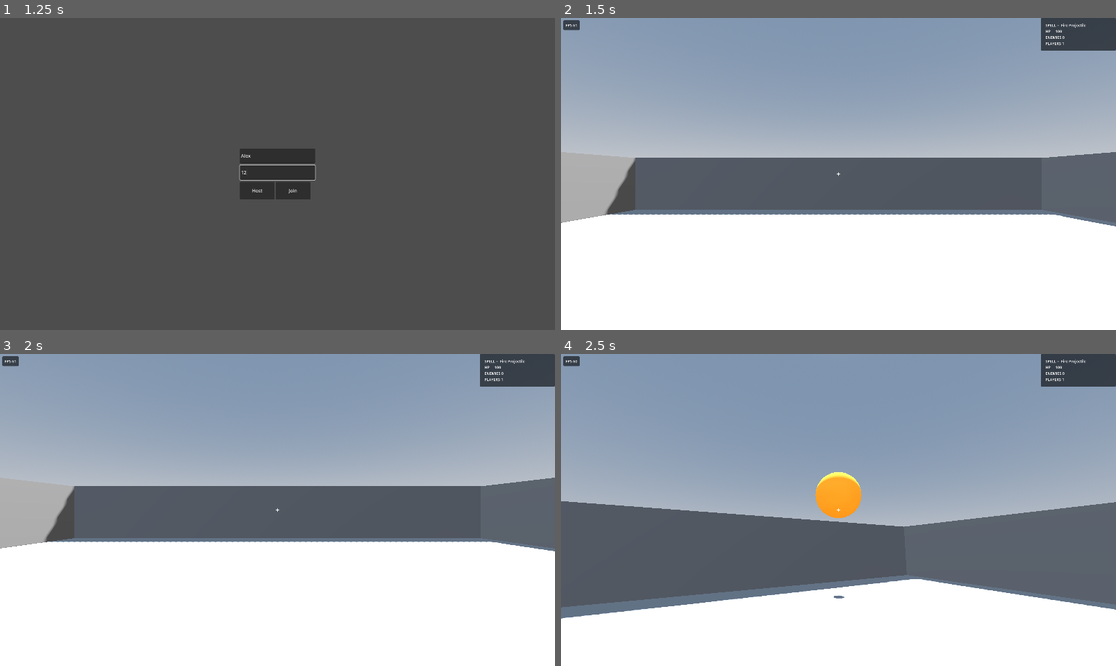
Above: before the commit, frames 1-4 (two rows, left to right).
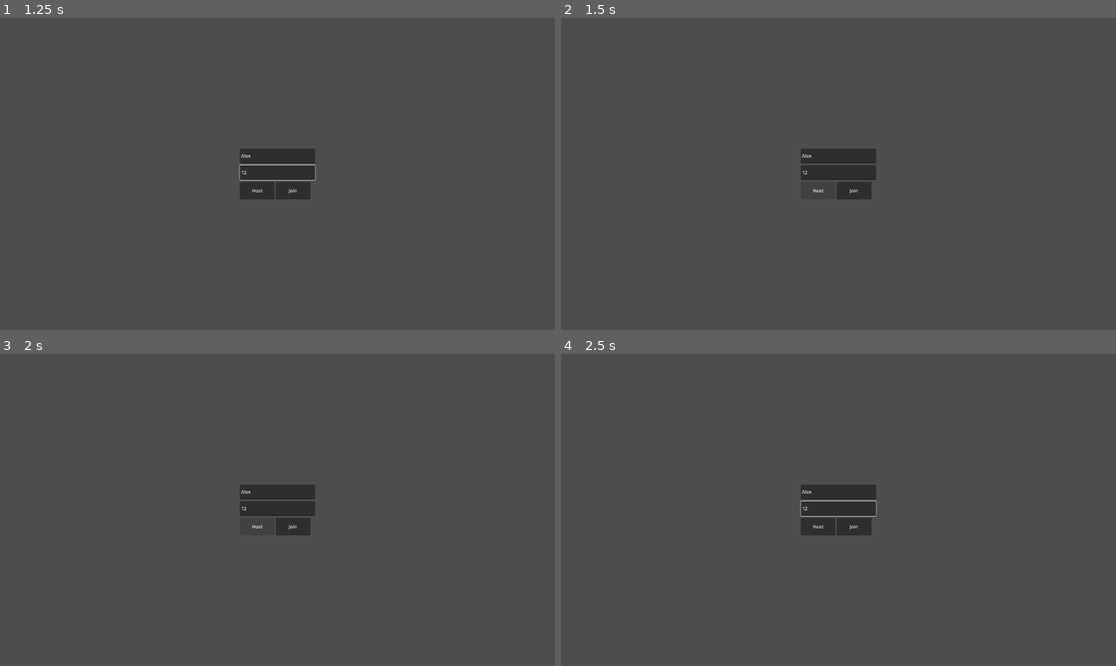
Above: after the commit, the same moments.

Repository: jonathanlake/magick-with-friends
Game: Godot game, scene res://ui/main_menu/main_menu.tscn
Same seed, same stepped clock (60 frames per second), same inputs: the game is played once before the commit and once after it.
Inputs (mouse positions are in pixels of both pictures, inside the frame that each line leads up to):
- Up to frame 1 (1.25 s): click (277, 155) at 0.52 s; type "Alex" at 0.6 s; click (277, 174) at 0.75 s; type "12" at 0.83 s
- Up to frame 2 (1.5 s): click "Host" at 1.25 s
- Up to frame 3 (2 s): no input
- Up to frame 4 (2.5 s): move the mouse to (866, 510) at 2.02 s; press the mouse at (866, 510) at 2.03 s; hold W (move_up) from 2.03 s (still down)

Frame 1 is identical in both runs. In frame 2, 87% of the frame differs, in the area x 0-100%, y 0-100%; in frame 3, 88%; in frame 4, 84%.

Commit message:
Handle host disconnect on clients (overlay + return to menu)
When the host left, clients kept running the game scene against a now-null
multiplayer peer and crashed. NetworkManager already detected it (emits
server_disconnected + nulls the peer) but nothing in the game scene listened.

main.gd (client only): connect NetworkManager.server_disconnected. On fire,
show a 'The host left the game.' HUD overlay, pause the tree (this halts the
per-frame RPC/spawner/synchronizer work that was crashing against the dead
peer), wait ~2.5s on a pause-immune timer, then return to the main menu.

hud.tscn/hud.gd: dedicated full-screen DisconnectOverlay (PROCESS_MODE_ALWAYS
so its fade tween animates under pause) + show_host_left().

DESIGN.md: record the 'shared netcode + swappable mini-game levels' sandbox
direction as a future consideration (capture only, not building it).

Validated: import-check clean; smoke PASS. The disconnect path is a two-peer
interaction — verify via the two-window run (close the host window -> client
shows the overlay, returns to menu, no crash).

Co-Authored-By: Claude Opus 4.8 <noreply@anthropic.com>

Diff:
--- a/main.gd
+++ b/main.gd
@@ -5,6 +5,7 @@
 # New assets — referenced by path until the editor assigns a uid.
 var projectile_scene: PackedScene = preload("res://entities/projectiles/projectile.tscn")
 var enemy_scene: PackedScene = preload("res://entities/enemies/enemy_base.tscn")
+var _menu_scene: PackedScene = preload("uid://c7c1omna7f0iq")  # main_menu.tscn (project main scene)
 
 @onready var multiplayer_spawner: MultiplayerSpawner = $MultiplayerSpawner
 @onready var projectile_spawner: MultiplayerSpawner = $ProjectileSpawner
@@ -13,10 +14,14 @@
 
 # Host-only guard so a dead player only queues one respawn.
 var _respawning: Dictionary = {}
+# HUD instance (kept so we can show the "host left" overlay) + one-shot leave guard.
+var _hud: Node = null
+var _leaving: bool = false
 
 
 func _ready() -> void:
-	add_child(_hud_scene.instantiate())
+	_hud = _hud_scene.instantiate()
+	add_child(_hud)
 
 	multiplayer_spawner.spawn_function = func(data):
 		var player := player_scene.instantiate() as Player
@@ -47,12 +52,29 @@
 		# Tell the host we're ready. The RPC fires only on the host (call_remote),
 		# so get_remote_sender_id() is always a real peer ID, never 0.
 		peer_ready.rpc_id(1, GameManager.player_name)
+		# Only clients can lose the host. NetworkManager re-emits this and nulls the peer.
+		NetworkManager.server_disconnected.connect(_on_server_disconnected)
 
 
 func _on_peer_disconnected(peer_id: int) -> void:
 	var player_node := get_node_or_null(str(peer_id))
 	if player_node:
 		player_node.queue_free()
+
+
+# Client-side: the host left. Freeze the game (pause halts the per-frame RPC/spawner/synchronizer
+# work that would otherwise crash against the now-null peer), show the overlay, then bail to menu.
+func _on_server_disconnected() -> void:
+	if _leaving:
+		return
+	_leaving = true
+	if _hud and _hud.has_method("show_host_left"):
+		_hud.show_host_left()
+	get_tree().paused = true
+	# process_always = true so the timer still fires while the tree is paused.
+	await get_tree().create_timer(2.5, true).timeout
+	get_tree().paused = false
+	get_tree().change_scene_to_packed(_menu_scene)
 
 
 @rpc("any_peer", "call_remote", "reliable")
--- a/ui/hud/hud.gd
+++ b/ui/hud/hud.gd
@@ -4,6 +4,8 @@
 @onready var _death_overlay: ColorRect = $DeathOverlay
 @onready var _death_label: Label = $DeathLabel
 @onready var _fps_label: Label = $FpsPanel/FpsLabel
+@onready var _disconnect_overlay: ColorRect = $DisconnectOverlay
+@onready var _disconnect_label: Label = $DisconnectOverlay/DisconnectLabel
 
 var _player: Player = null
 var _was_dead: bool = false
@@ -37,6 +39,13 @@
 	_debug_label.text = "SPELL =  %s\nHP     %d\n%s" % [spell_text, hp, counts]
 
 
+# Shown when the host leaves. The overlay node is PROCESS_MODE_ALWAYS, so binding the fade tween
+# to it lets it animate even though the caller pauses the tree right after (crash-safe shutdown).
+func show_host_left() -> void:
+	_disconnect_label.visible = true
+	_disconnect_overlay.create_tween().tween_property(_disconnect_overlay, "modulate:a", 1.0, 0.4)
+
+
 # Fades the local player's screen to black on death, back on respawn (cosmetic, local only).
 func _update_death_feedback() -> void:
 	if not _player:
--- a/ui/hud/hud.tscn
+++ b/ui/hud/hud.tscn
@@ -94,3 +94,31 @@
 horizontal_alignment = 1
 vertical_alignment = 1
 theme_override_font_sizes/font_size = 28
+
+[node name="DisconnectOverlay" type="ColorRect" parent="."]
+process_mode = 3
+anchor_right = 1.0
+anchor_bottom = 1.0
+grow_horizontal = 2
+grow_vertical = 2
+mouse_filter = 2
+color = Color(0, 0, 0, 1)
+modulate = Color(1, 1, 1, 0)
+
+[node name="DisconnectLabel" type="Label" parent="DisconnectOverlay"]
+process_mode = 3
+visible = false
+anchor_left = 0.5
+anchor_top = 0.5
+anchor_right = 0.5
+anchor_bottom = 0.5
+offset_left = -300.0
+offset_top = -20.0
+offset_right = 300.0
+offset_bottom = 20.0
+grow_horizontal = 2
+grow_vertical = 2
+text = "The host left the game."
+horizontal_alignment = 1
+vertical_alignment = 1
+theme_override_font_sizes/font_size = 32
Not shown, changed: DESIGN.md
